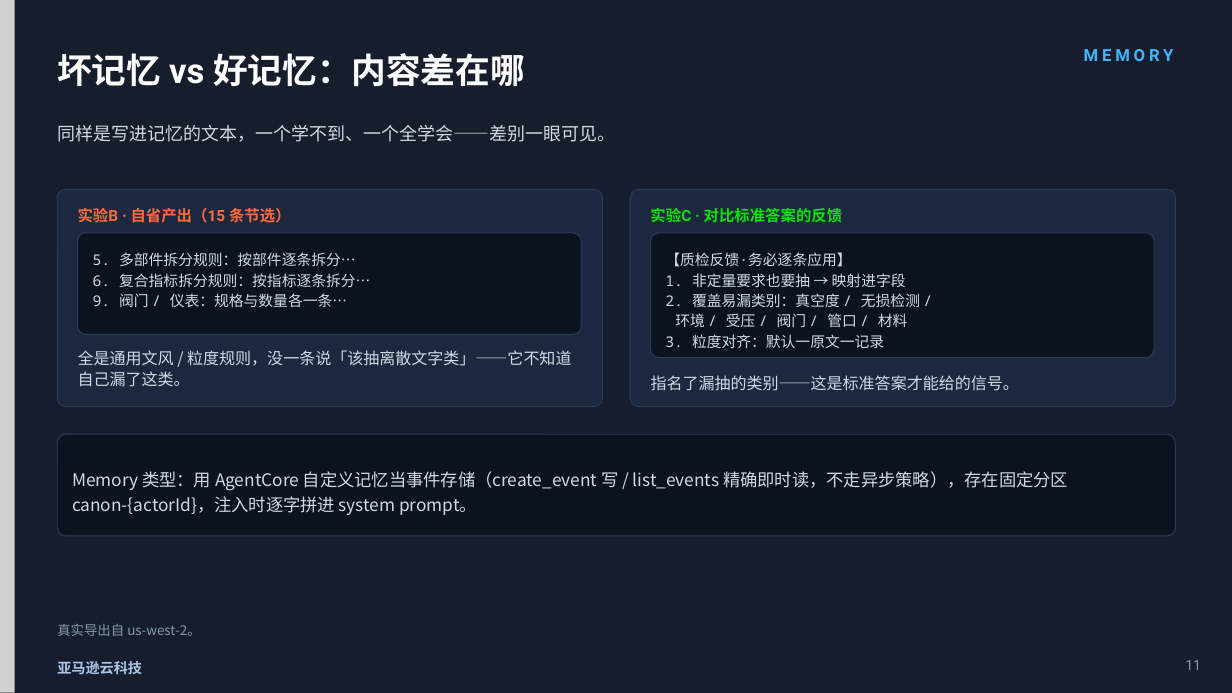
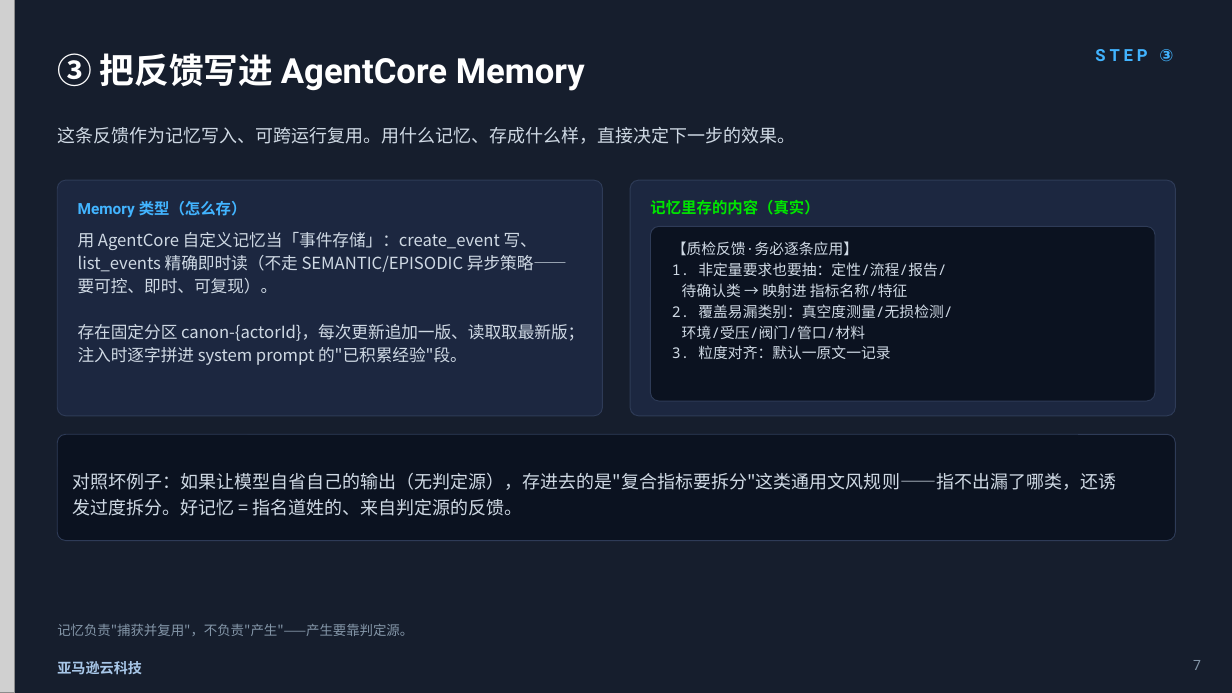
Before and after one commit to dashjim/agentcore-memory-loop, a slide deck: slide 7 of docs/记忆能让Agent越跑越好吗.pptx (slide 11 before the commit). Drawn at 1232x693 pixels with LibreOffice and Linux fonts; fonts in the diff are those of the drawing; grey boxes stand for pictures. Boxes give left, top, right and bottom in pixels: in the first picture for what was removed or moved away, otherwise in the second. Text is boxed around its words. In the diff, an @@ line names an element or a change of style, - is before the commit and + after.

```diff
--- a/docs/记忆能让Agent越跑越好吗.pptx
+++ b/docs/记忆能让Agent越跑越好吗.pptx
@@ text at (x1=57, y1=53, x2=585, y2=91): text changed @@
-坏记忆 vs 好记忆：内容差在哪
+③ 把反馈写进 AgentCore Memory
@@ text at (x1=1095, y1=49, x2=1173, y2=62): text changed @@
-MEMORY
+STEP ③
@@ text at (x1=57, y1=127, x2=796, y2=144): text changed @@
-同样是写进记忆的文本，一个学不到、一个全学会——差别一眼可见。
+这条反馈作为记忆写入、可跨运行复用。用什么记忆、存成什么样，直接决定下一步的效果。
@@ rounded rectangle resized from (x1=57, y1=189, x2=603, y2=407) to (x1=57, y1=180, x2=603, y2=416) @@
@@ text removed at (x1=78, y1=208, x2=291, y2=223) @@
-实验B · 自省产出（15 条节选）
@@ text added at (x1=78, y1=201, x2=247, y2=218), 12 pt, text #42B4FF, bold @@
+Memory 类型（怎么存）
@@ rounded rectangle resized from (x1=630, y1=189, x2=1176, y2=407) to (x1=630, y1=180, x2=1176, y2=416) @@
@@ text removed at (x1=650, y1=208, x2=842, y2=223) @@
-实验C · 对比标准答案的反馈
@@ text added at (x1=650, y1=200, x2=819, y2=215), 12 pt, text #00E500, bold @@
+记忆里存的内容（真实）
@@ text at (x1=78, y1=232, x2=584, y2=365): text changed; size 13.5 to 13 pt @@
-Memory 类型：用 AgentCore 自定义记忆当事件存储（create_event 写 / list_events 精确即时读，不走异步策略），存在固定分区 canon-{actorId}，注入时逐字拼进 system prompt。
+用 AgentCore 自定义记忆当「事件存储」：create_event 写、list_events 精确即时读（不走 SEMANTIC/EPISODIC 异步策略——要可控、即时、可复现）。
+存在固定分区 canon-{actorId}，每次更新追加一版、读取取最新版；注入时逐字拼进 system prompt 的"已积累经验"段。
@@ text "用 AgentCore 自定义记忆当「事件存储」：create_event 写、list_events 精确即时读（不走 ..." at (x1=78, y1=232, x2=584, y2=365): vertical alignment middle to top @@
@@ rounded rectangle removed at (x1=78, y1=233, x2=581, y2=335) @@
@@ proportions changed in 4 elements at (x1=57, y1=434, x2=1176, y2=541), (x1=57, y1=180, x2=603, y2=416), (x1=630, y1=180, x2=1176, y2=416), (x1=651, y1=226, x2=1155, y2=401) @@
@@ rounded rectangle resized from (x1=651, y1=233, x2=1154, y2=358) to (x1=651, y1=226, x2=1155, y2=401) @@
@@ text "【质检反馈·务必逐条应用】" moved from (x1=665, y1=252, x2=920, y2=348) to (x1=672, y1=241, x2=952, y2=360) @@
@@ text removed at (x1=93, y1=252, x2=370, y2=308) @@
-5. 多部件拆分规则：按部件逐条拆分…
-6. 复合指标拆分规则：按指标逐条拆分…
-9. 阀门 / 仪表：规格与数量各一条…
@@ text at (x1=672, y1=262, x2=952, y2=339): text changed @@
-1. 非定量要求也要抽 → 映射进字段
-2. 覆盖易漏类别：真空度 / 无损检测 /
-环境 / 受压 / 阀门 / 管口 / 材料
+1. 非定量要求也要抽：定性/流程/报告/
+待确认类 → 映射进 指标名称/特征
+2. 覆盖易漏类别：真空度测量/无损检测/
+环境/受压/阀门/管口/材料
@@ text at (x1=672, y1=241, x2=890, y2=360): line spacing 1.15 to 1.18 @@
@@ text removed at (x1=78, y1=350, x2=571, y2=387) @@
-全是通用文风 / 粒度规则，没一条说「该抽离散文字类」——它不知道自己漏了这类。
@@ text removed at (x1=651, y1=375, x2=1019, y2=391) @@
-指名了漏抽的类别——这是标准答案才能给的信号。
@@ rounded rectangle resized from (x1=57, y1=434, x2=1176, y2=536) to (x1=57, y1=434, x2=1176, y2=541) @@
@@ text added at (x1=72, y1=473, x2=1116, y2=516), 14 pt, text #CFD9E4 @@
+对照坏例子：如果让模型自省自己的输出（无判定源），存进去的是"复合指标要拆分"这类通用文风规则——指不出漏了哪类，还诱发过度拆分。好记忆 = 指名道姓的、来自判定源的反馈。
@@ text at (x1=57, y1=624, x2=413, y2=636): text changed @@
-真实导出自 us-west-2。
+记忆负责"捕获并复用"，不负责"产生"——产生要靠判定源。
@@ text at (x1=1193, y1=660, x2=1201, y2=670): text changed @@
-11
+7
```
Also in this commit, not shown: 8 other slides changed, 3 slides added, 6 slides removed, 1 other file.
